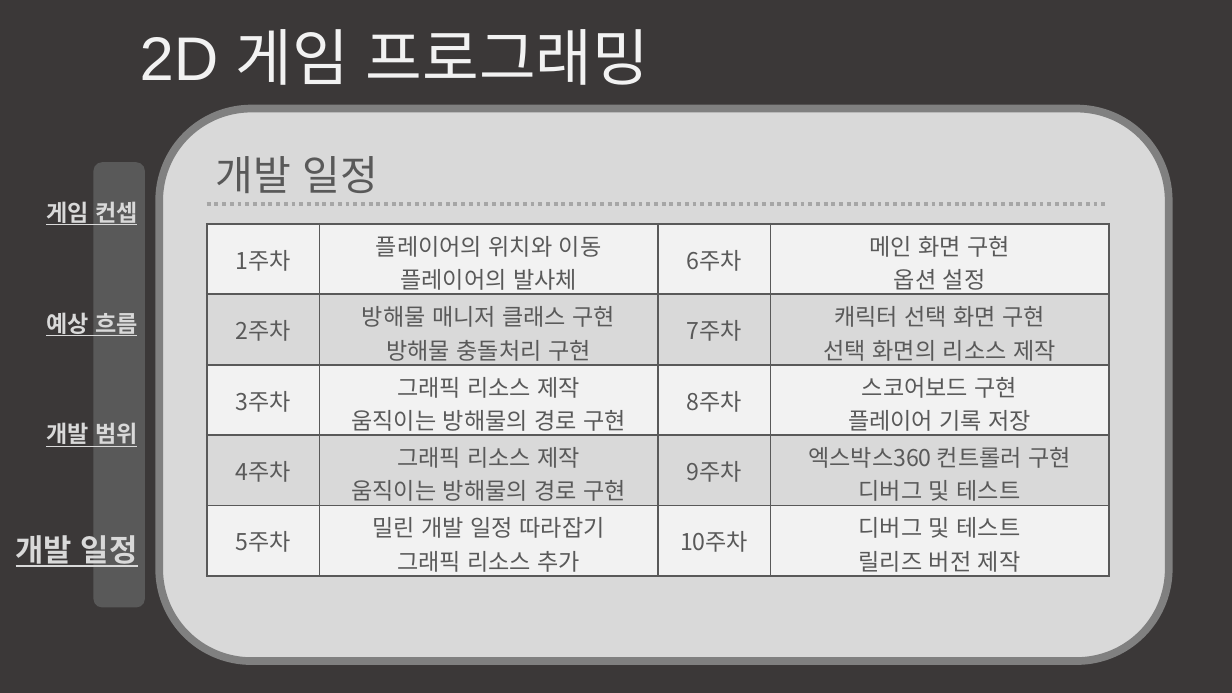
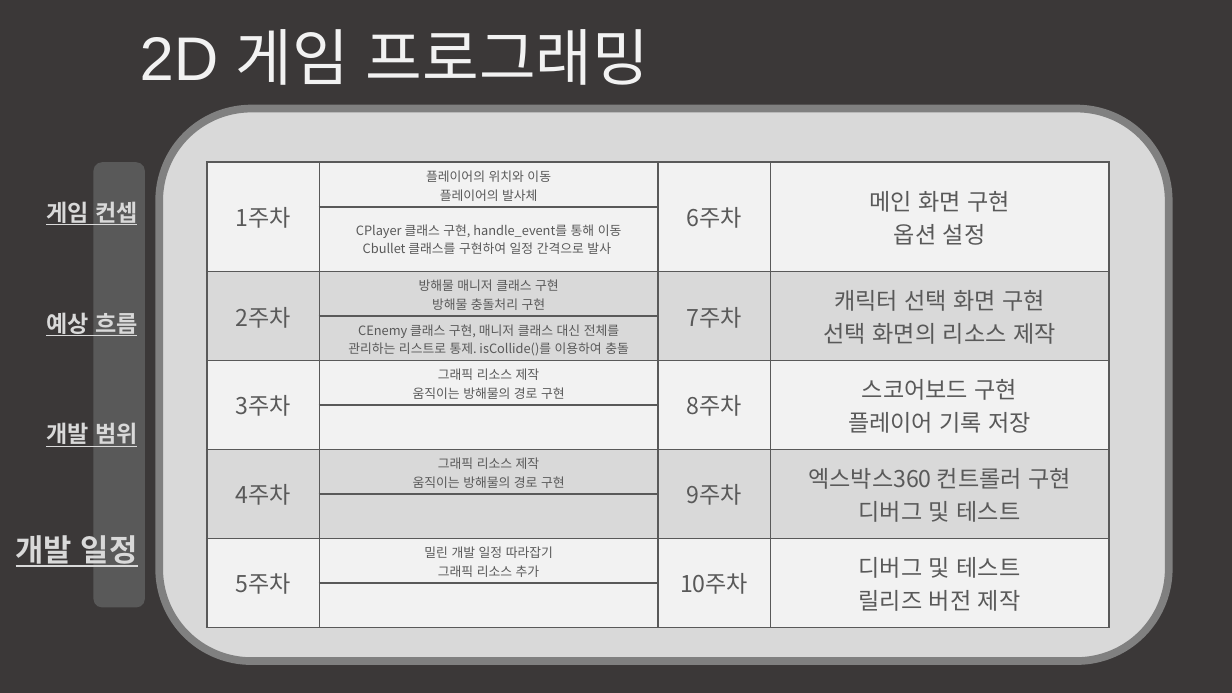
Before and after one commit to mado0421/2DGameProgrammingProject, a slide deck: slide 3 of 2DGP_2차발표.pptx. Drawn at 1232x693 pixels with LibreOffice and Linux fonts; fonts in the diff are those of the drawing. Boxes give left, top, right and bottom in pixels: in the first picture for what was removed or moved away, otherwise in the second. Text is boxed around its words. In the diff, an @@ line names an element or a change of style, - is before the commit and + after.

```diff
--- a/2DGP_2차발표.pptx
+++ b/2DGP_2차발표.pptx
@@ table at (207, 163, 1109, 615) @@
+row 2:  | CPlayer 클래스 구현, handle_event를 통해 이동 / Cbullet 클래스를 구현하여 일정 간격으로 발사 |  | 
+row 4:  | CEnemy 클래스 구현, 매니저 클래스 대신 전체를 / 관리하는 리스트로 통제. isCollide()를 이용하여 충돌 |  | 
+row 6:  |  |  | 
+row 8:  |  |  | 
+row 10:  |  |  | 
@@ table: place and size @@
-table at (207, 224, 1109, 580)
+table at (207, 163, 1109, 615)
@@ text removed at (216, 156, 379, 193) @@
-개발 일정
@@ line removed from (207, 203) to (1109, 203) @@
```
Also in this commit, not shown: 1 slide added, 2 other files.
